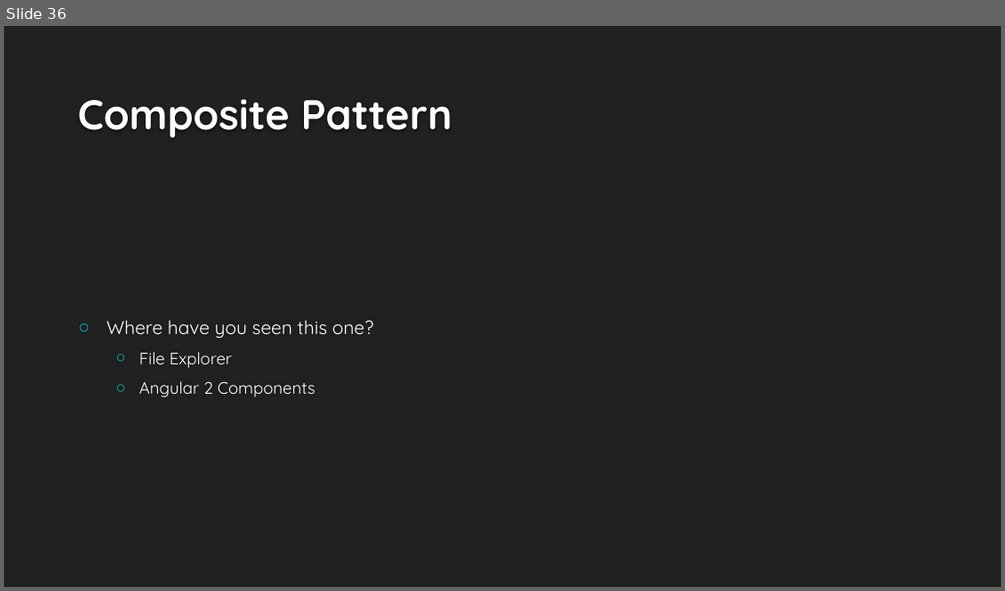
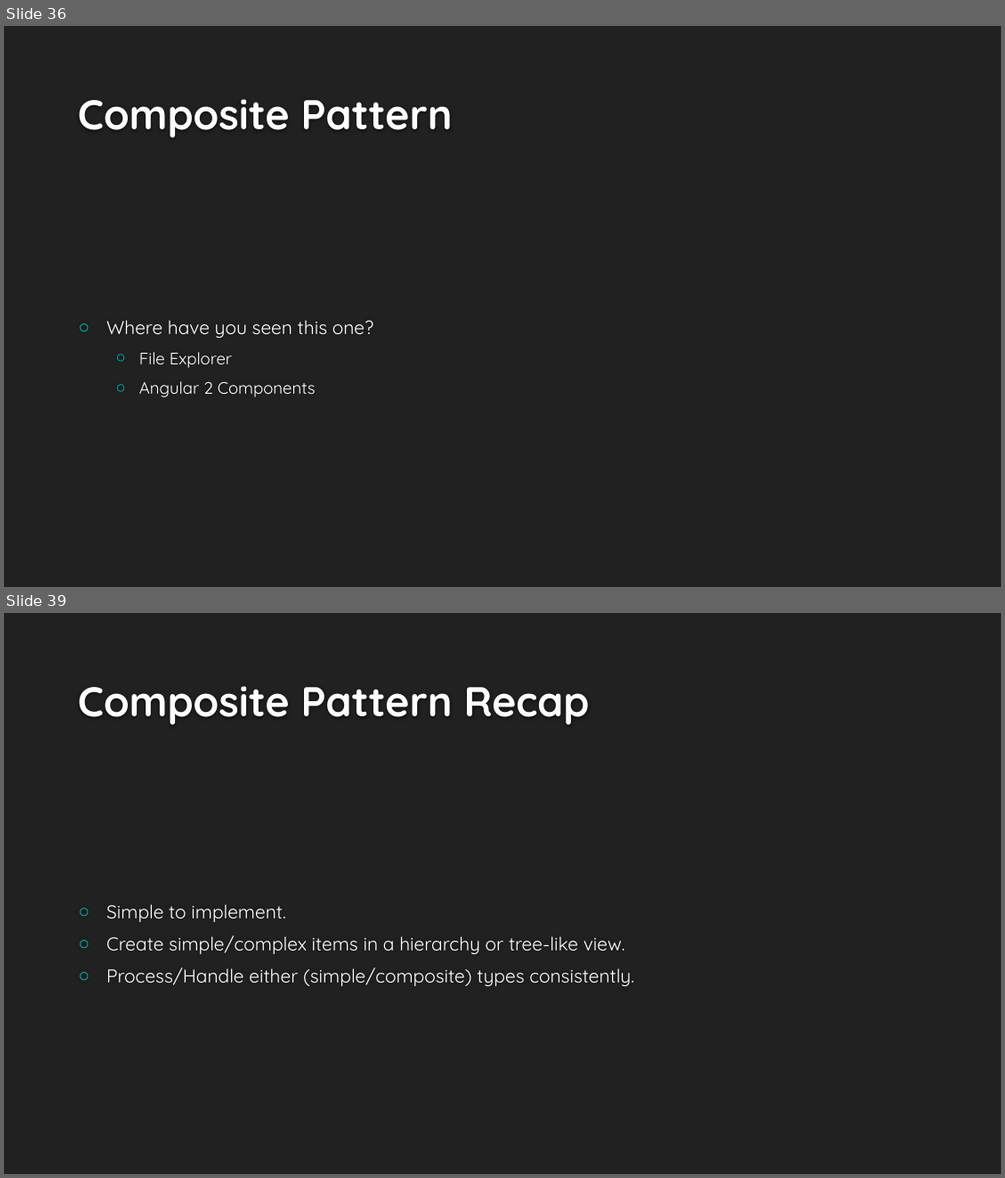
Before and after one commit to buildmotion/better-business-logic-with-typescript, a slide deck: Presentation/Better Business Logic with Typescript.pptx. Shown one above the other, each under a label of ours: slide 36 before the commit, slides 36 and 39 after it; the slides between them are not shown. The pictures are 1005x591 and 1005x1178 pixels, drawn with LibreOffice and Linux fonts; fonts in the diff are those of the drawing; background and template pictures are left out. Boxes give left, top, right and bottom in pixels: in the first picture for what was removed or moved away, otherwise in the second. Text is boxed around its words. In the diff, an @@ line names an element or a change of style, - is before the commit and + after.

```diff
--- a/Presentation/Better Business Logic with Typescript.pptx
+++ b/Presentation/Better Business Logic with Typescript.pptx
@@ slide 39 added at (4,613,1001,1174), background #212121 @@
@@ title added at (78,686,590,725), 40 pt, text #FEFEFE, bold @@
+Composite Pattern Recap
@@ text added at (106,904,634,986), 18 pt, text #FFFFFF @@
+○ Simple to implement.
+○ Create simple/complex items in a hierarchy or tree-like view.
+○ Process/Handle either (simple/composite) types consistently.
```
Also in this commit, not shown: 3 slides changed, 4 other slides added, 7 other files.
